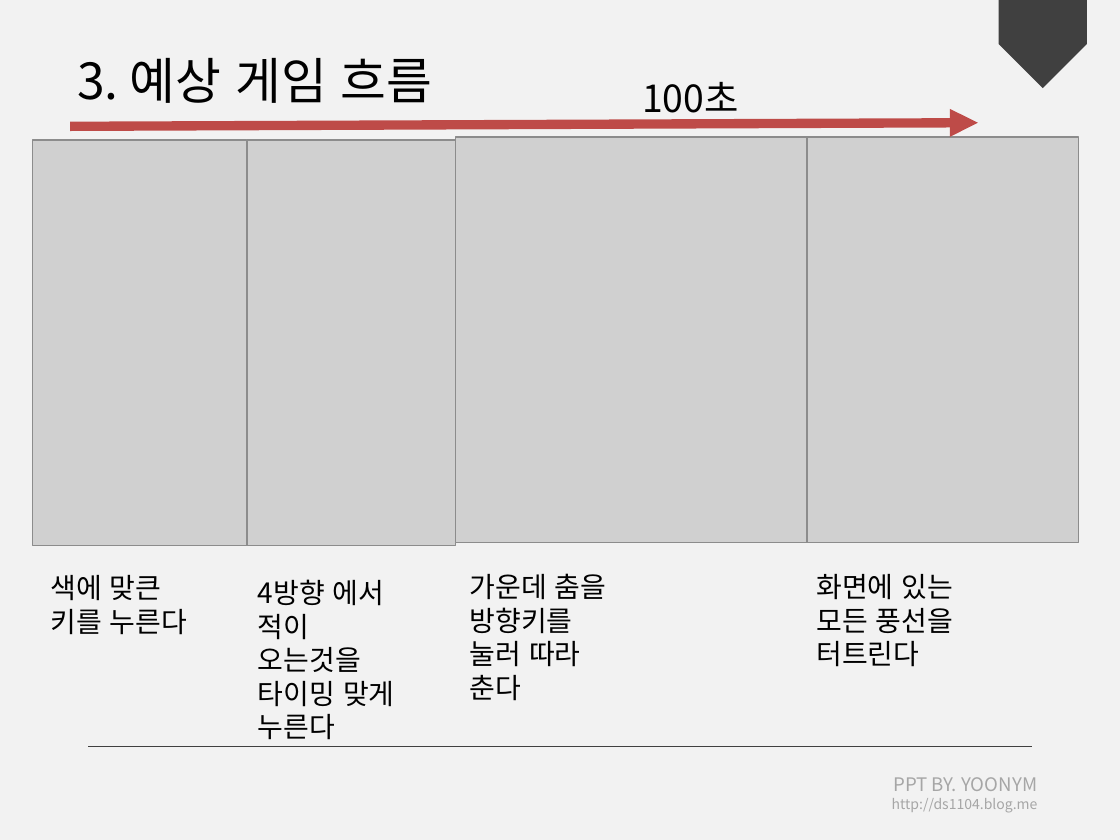
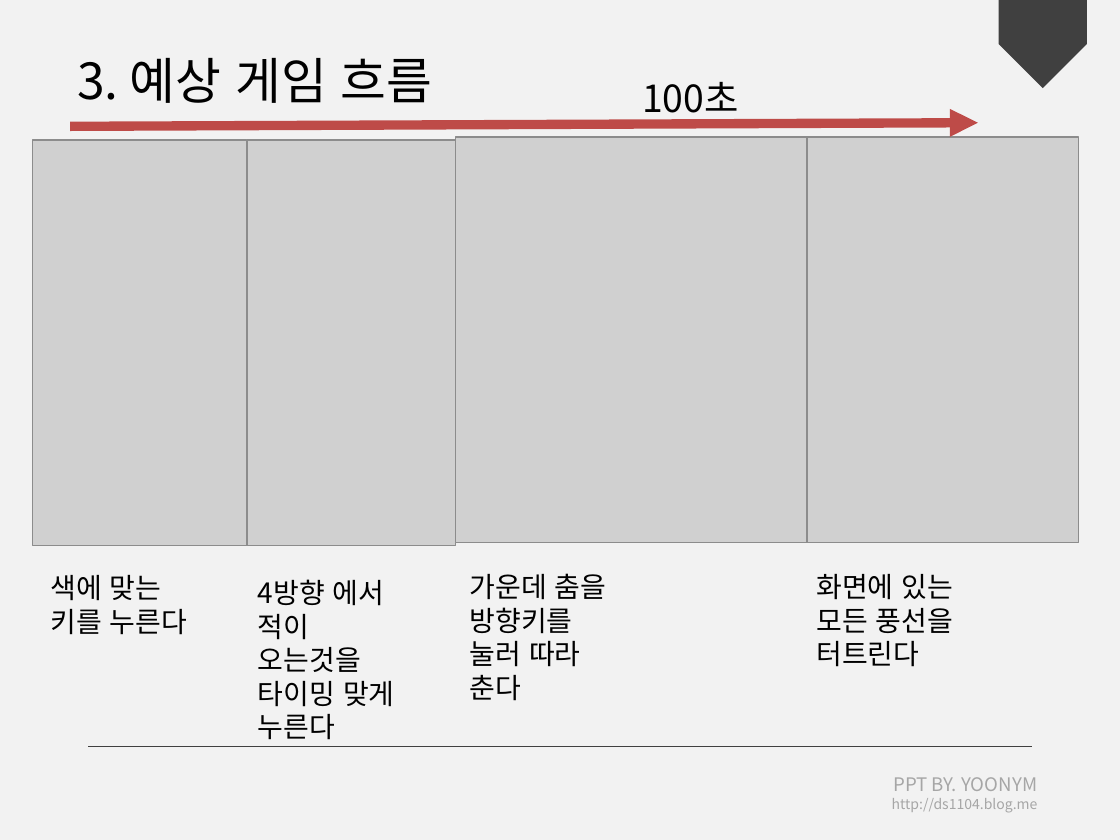
Before and after one commit to gic91/2DGP, a slide deck: slide 8 of 2D발표/2014182030 이상직 1차발표.pptx. Drawn at 1120x840 pixels with LibreOffice and Linux fonts; fonts in the diff are those of the drawing; grey boxes stand for pictures. Boxes give left, top, right and bottom in pixels: in the first picture for what was removed or moved away, otherwise in the second. Text is boxed around its words. In the diff, an @@ line names an element or a change of style, - is before the commit and + after.

```diff
--- a/2D발표/2014182030 이상직 1차발표.pptx
+++ b/2D발표/2014182030 이상직 1차발표.pptx
@@ text at <box>51,575,187,635</box>: text changed @@
-색에 맞큰 키를 누른다
+색에 맞는 키를 누른다
```
Also in this commit, not shown: 9 other files.
